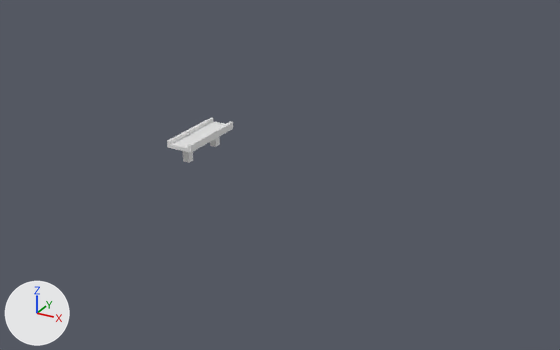
Renders of the Blender file beginner 3d project/Map/bridge/Small bridge/v1.blend from each side of a commit.
Camera for both pictures: a camera (50 mm lens) standing at (35.0, -50.0, 23.0) and looking at (10.1, -4.8, 0.4). Lighting does not change. The marker at lower left points along +X, +Y and +Z.

The older version as bpy lines, for what is in view:
```python
me_plane = bpy.data.meshes.new('Plane')
me_plane.from_pydata(...)  # 334 vertices, 288 faces; spans x -2.5..2.44, y -11.05..2.49, z -1.5..2.72
# faces by material slot: [20, 268]
me_plane.materials.append(None)
me_plane.materials.append(mat_material)  # white #e7e7e7
ob_plane = bpy.data.objects.new('Plane', me_plane)
ob_plane.location = (-0.02, -2.0, -0.24)
ob_plane.scale = (-0.467, -0.467, -0.467)
```
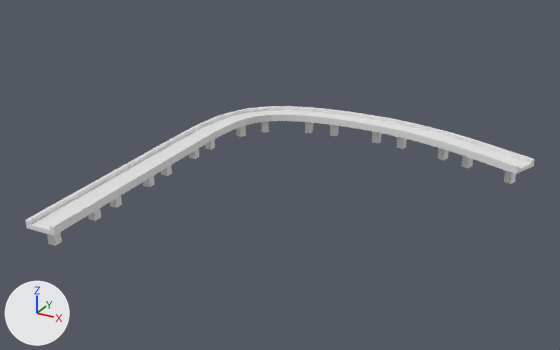
Commit message: curve bridge

Boxes (x1, y1, x2, y2) around the edits, measured in the pictures (560 x 350 px):
'Plane', modifiers changed (661% wider, 207% taller)
    before: (167, 118, 233, 163)
    after: (25, 106, 534, 246)

Patch to the scene script:
```diff
--- a/beginner 3d project/Map/bridge/Small bridge/v1.blend.py
+++ b/beginner 3d project/Map/bridge/Small bridge/v1.blend.py
@@ cu_nurbspath @@
+cu_nurbspath = bpy.data.curves.new('NurbsPath', 'CURVE')
+cu_nurbspath.dimensions = '3D'
+_sp = cu_nurbspath.splines.new('NURBS'); _sp.points.add(6)
+_sp.points.foreach_set('co', [-7.171, 22.22, 0.0, 1.0, -9.4, 16.46, 0.0, 1.0, -9.591, 10.37, 0.0, 1.0, -9.288, 5.643, 0.0, 1.0, -7.327, 1.152, 0.0, 1.0, -3.879, -0.205, 0.0, 1.0, 2.0, 0.0, 0.0, 1.0])
+_sp.order_u = 5
+_sp.order_v = 0
+_sp.use_endpoint_u = True
+cu_nurbspath.use_path = True
+cu_nurbspath.fill_mode = 'FULL'
@@ ob_plane @@
 ob_plane.scale = (-0.467, -0.467, -0.467)
+_m = ob_plane.modifiers.new('Array', 'ARRAY')
+_m.count = 8
+_m.relative_offset_displace = (0.0, 1.0, 0.0)
+_m = ob_plane.modifiers.new('Curve', 'CURVE')
+_m.object = ob_nurbspath
@@ ob_nurbspath @@
+ob_nurbspath = bpy.data.objects.new('NurbsPath', cu_nurbspath)
+ob_nurbspath.location = (0.00717, 0.0, 0.0)
+ob_nurbspath.rotation_euler = (0.0, 0.0, -1.571)  # degrees (0, 0, -90)
```
